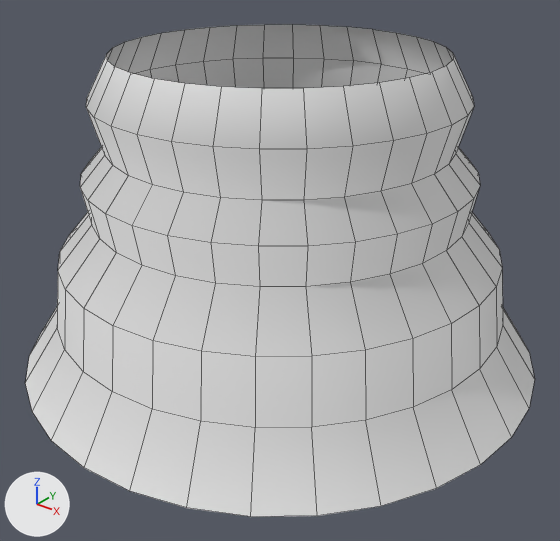
The FBX model Assets/Shader学习整理/06_VFX/SimplePortal/Meshes/DistortedRing02.fbx as it was, and as the next commit left it.
Before and after are seen from a 50 mm lens placed at (2.91, -3.64, 2.82), pointed at (0.11, -0.14, 0.65). Arrows for +X, +Y and +Z are at lower left; the lights stay in place. Mesh edges are drawn as thin lines.

Names of what the first picture shows: 'DistortedRing02'.
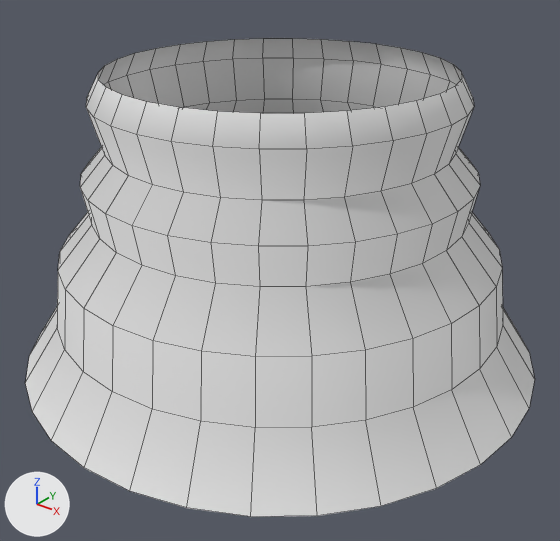
The change, as a list of edits to the scene's bpy script:
```text
Add mat_openpbr_shader1:
    mat_openpbr_shader1 = principled_material('openPBR_shader1')
    mat_openpbr_shader1.base_color = (0.8, 0.8, 0.8)  # white #e7e7e7
Change me_cylinder_003:
    where me_cylinder_003.from_pydata(...)  # 256 vertices, 224 faces; spans x -1.7..1.7, y -1.7..1.7, z 0.0..1.98
    used by ob_distortedring02; location = (0.0, 0.0, 0.017)
    me_cylinder_003 part 1: all 32 vertices in x -1.0..1.0, y -1.0..1.0, z 1.98 are scaled about their middle by (1.06, 1.06, 1), then moved by (0.0, 0.0, -0.1)
    add me_cylinder_003.materials.append(mat_openpbr_shader1)  # white #e7e7e7
```

Where the change shows, as pixel boxes (x1, y1, x2, y2) in the pictures (560 x 541 px; the box of a moved part takes in the faces that stretch with it):
'DistortedRing02', reshaped
    before: (25, 24, 535, 517)
    after: (25, 38, 535, 517)
part 1 of me_cylinder_003, moved or reshaped
    before: (86, 24, 474, 149)
    after: (86, 38, 474, 149)
